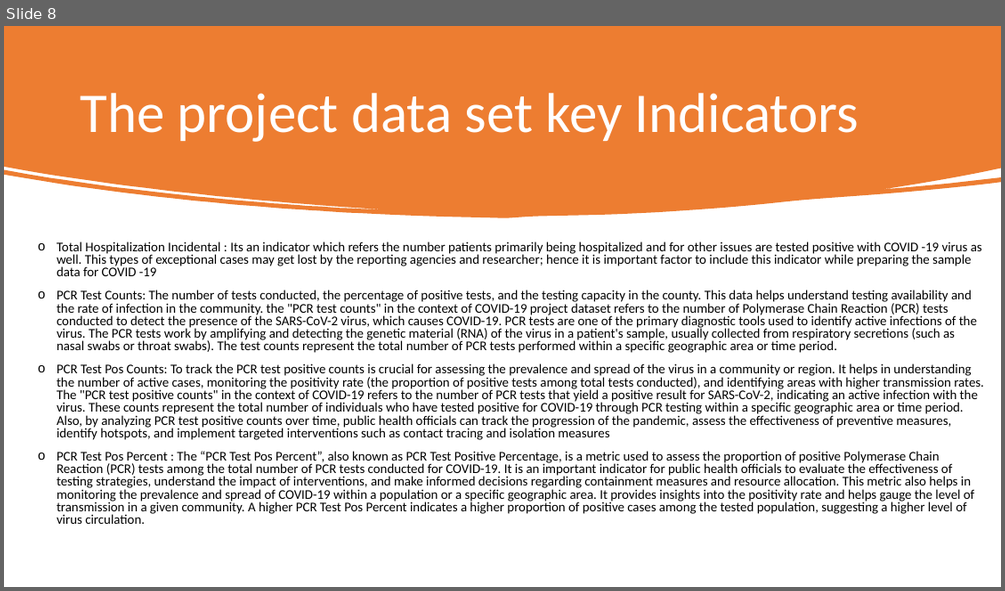
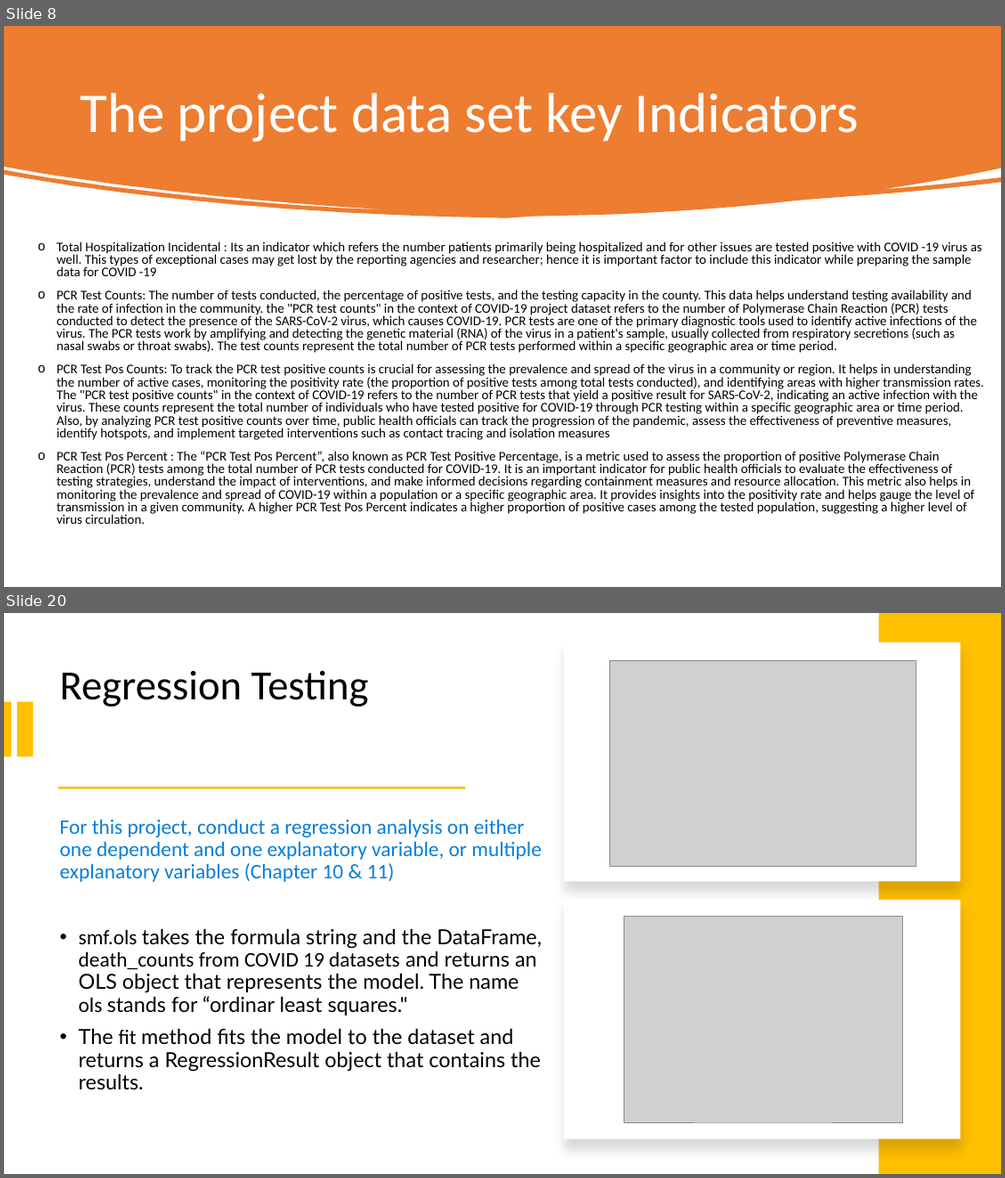
Before and after one commit to santoshgithub100/DSC530_TermEndProject, a slide deck: DC530 Term End Project.pptx. Shown one above the other, each under a label of ours: slide 8 before the commit, slides 8 and 20 after it; the slides between them are not shown. The pictures are 1005x591 and 1005x1178 pixels, drawn with LibreOffice and Linux fonts; fonts in the diff are those of the drawing; grey boxes stand for pictures. Boxes give left, top, right and bottom in pixels: in the first picture for what was removed or moved away, otherwise in the second. Text is boxed around its words. In the diff, an @@ line names an element or a change of style, - is before the commit and + after.

Commit message:
Updated version of the DC530 Term End Project
Updated version of the DC530 Term End Project

```diff
--- a/DC530 Term End Project.pptx
+++ b/DC530 Term End Project.pptx
@@ slide 20 added at (x1=4, y1=613, x2=1001, y2=1174), background #FFFFFF @@
@@ rectangle added at (x1=879, y1=613, x2=1001, y2=1174), fill #FFC000 @@
@@ rectangle added at (x1=564, y1=642, x2=961, y2=882), fill #FFFFFF @@
@@ picture added at (x1=610, y1=661, x2=916, y2=867) @@
@@ title added at (x1=60, y1=670, x2=369, y2=706), 40 pt, text #000000 @@
+Regression Testing
@@ rectangle added at (x1=4, y1=701, x2=11, y2=756), fill #FFC000 @@
@@ rectangle added at (x1=16, y1=701, x2=32, y2=756), fill #FFC000 @@
@@ rectangle added at (x1=58, y1=787, x2=465, y2=788), fill #FFC000 @@
@@ text added at (x1=60, y1=819, x2=542, y2=1090), 20 pt, text #000000 @@
+For this project, conduct a regression analysis on either one dependent and one explanatory variable, or multiple explanatory variables (Chapter 10 & 11)
+• smf.ols takes the formula string and the DataFrame, death_counts from COVID 19 datasets and returns an OLS object that represents the model. The name ols stands for “ordinar least squares."
+• The fit method fits the model to the dataset and returns a RegressionResult object that contains the results.
@@ rectangle added at (x1=564, y1=900, x2=961, y2=1139), fill #FFFFFF @@
@@ picture added at (x1=624, y1=916, x2=902, y2=1122) @@
```
Also in this commit, not shown: 7 slides changed, 7 other slides added, 1 slide removed.
